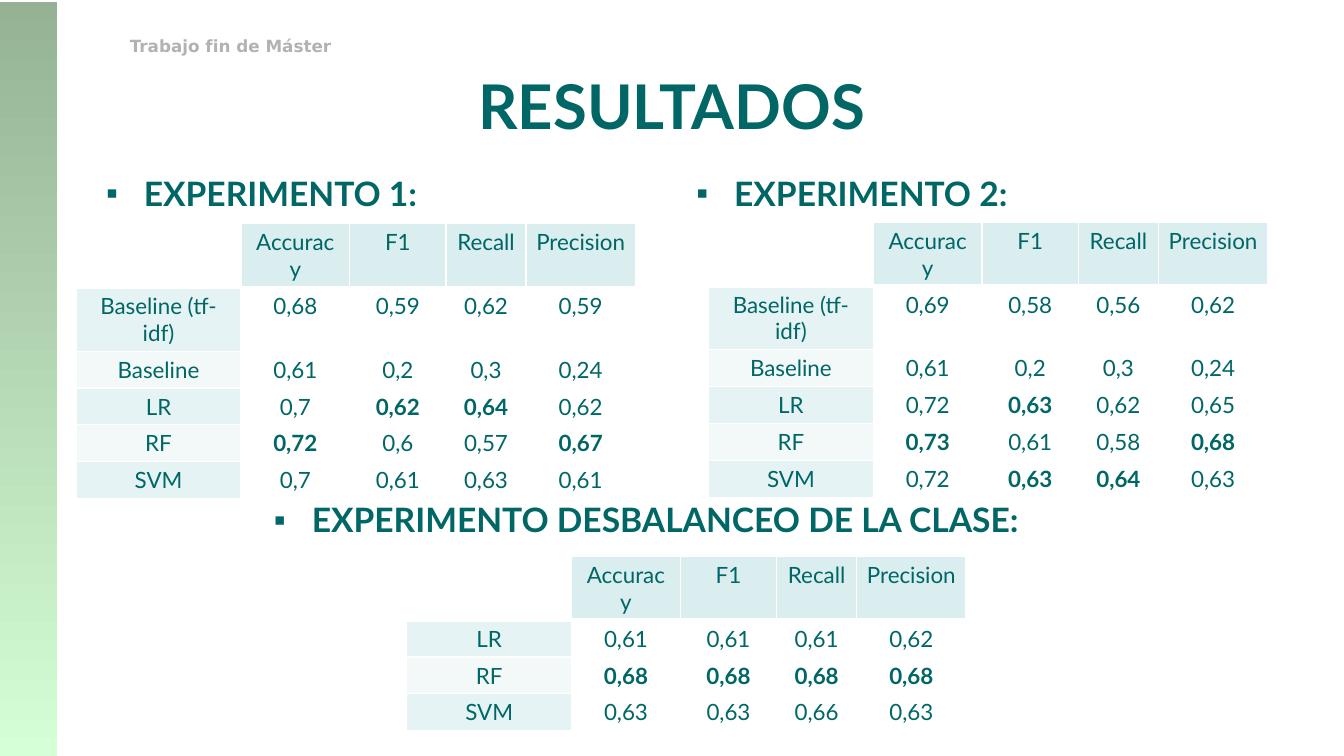
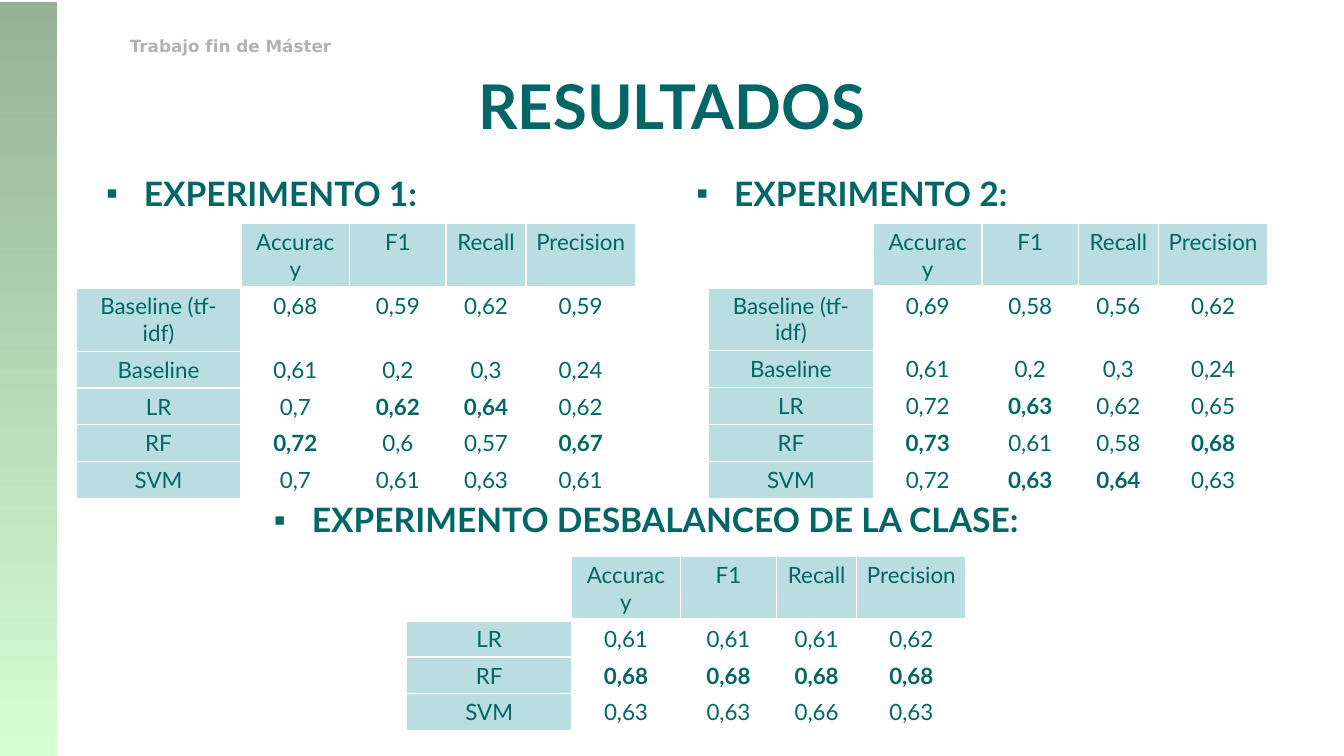
Before and after one commit to franciscorodriguez92/uned-tfm, a slide deck: slide 18 of TFM_Francisco_Rodriguez.pptx. Drawn at 1344x756 pixels with LibreOffice and Linux fonts; fonts in the diff are those of the drawing; background and template pictures are left out. Boxes give left, top, right and bottom in pixels: in the first picture for what was removed or moved away, otherwise in the second. Text is boxed around its words. In the diff, an @@ line names an element or a change of style, - is before the commit and + after.

```diff
--- a/TFM_Francisco_Rodriguez.pptx
+++ b/TFM_Francisco_Rodriguez.pptx
@@ table at bbox=[76, 224, 636, 495] @@
@@ fill #DAEDEF to #BADDE1 in 4 cells @@
@@ fill #E7F3F4 to #BADDE1 in 3 cells @@
@@ fill #F3F9FA to #BADDE1 in 2 cells @@
@@ table at bbox=[709, 224, 1269, 495] @@
@@ fill #DAEDEF to #BADDE1 in 4 cells @@
@@ fill #E7F3F4 to #BADDE1 in 3 cells @@
@@ fill #F3F9FA to #BADDE1 in 2 cells @@
@@ table at bbox=[406, 557, 967, 727] @@
@@ fill #DAEDEF to #BADDE1 in 4 cells @@
@@ fill #E7F3F4 to #BADDE1 in 2 cells @@
@@ fill #F3F9FA to #BADDE1 in row 3, column 1 @@
```
Also in this commit, not shown: 4 other slides changed, 1 other file.
